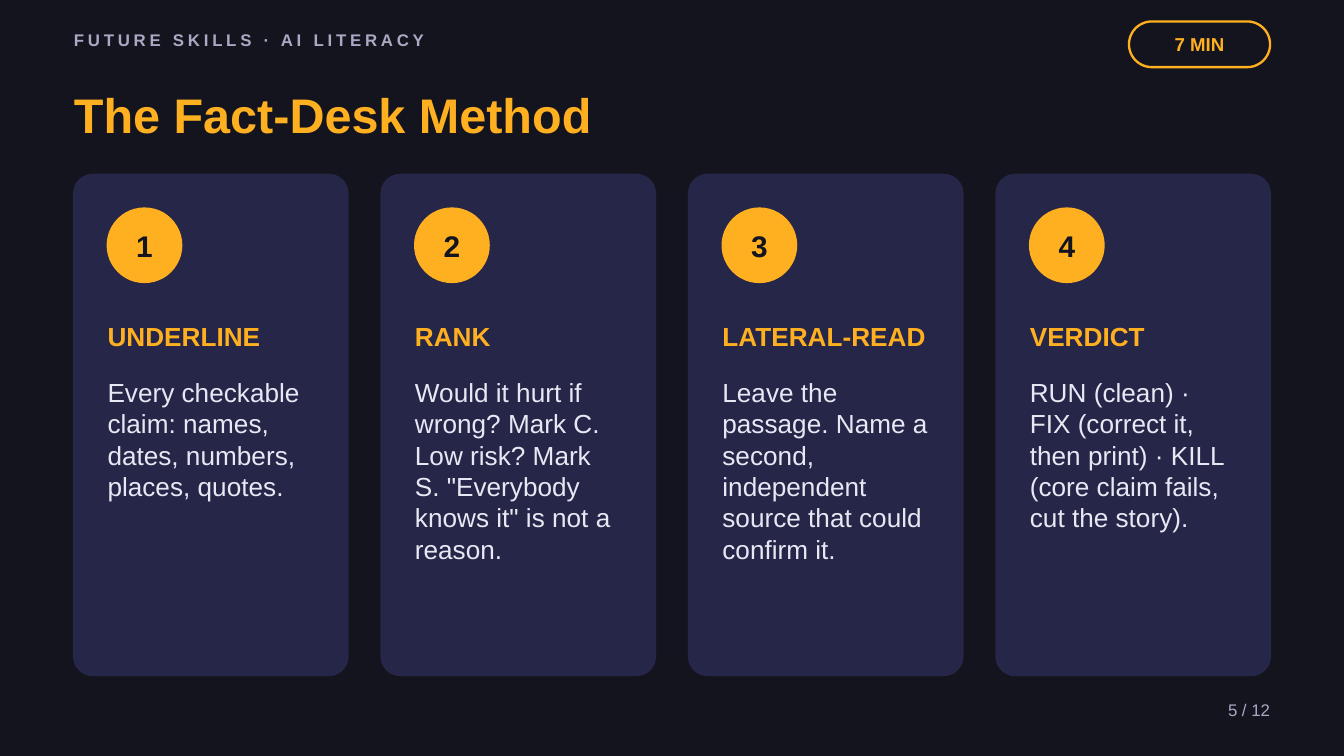
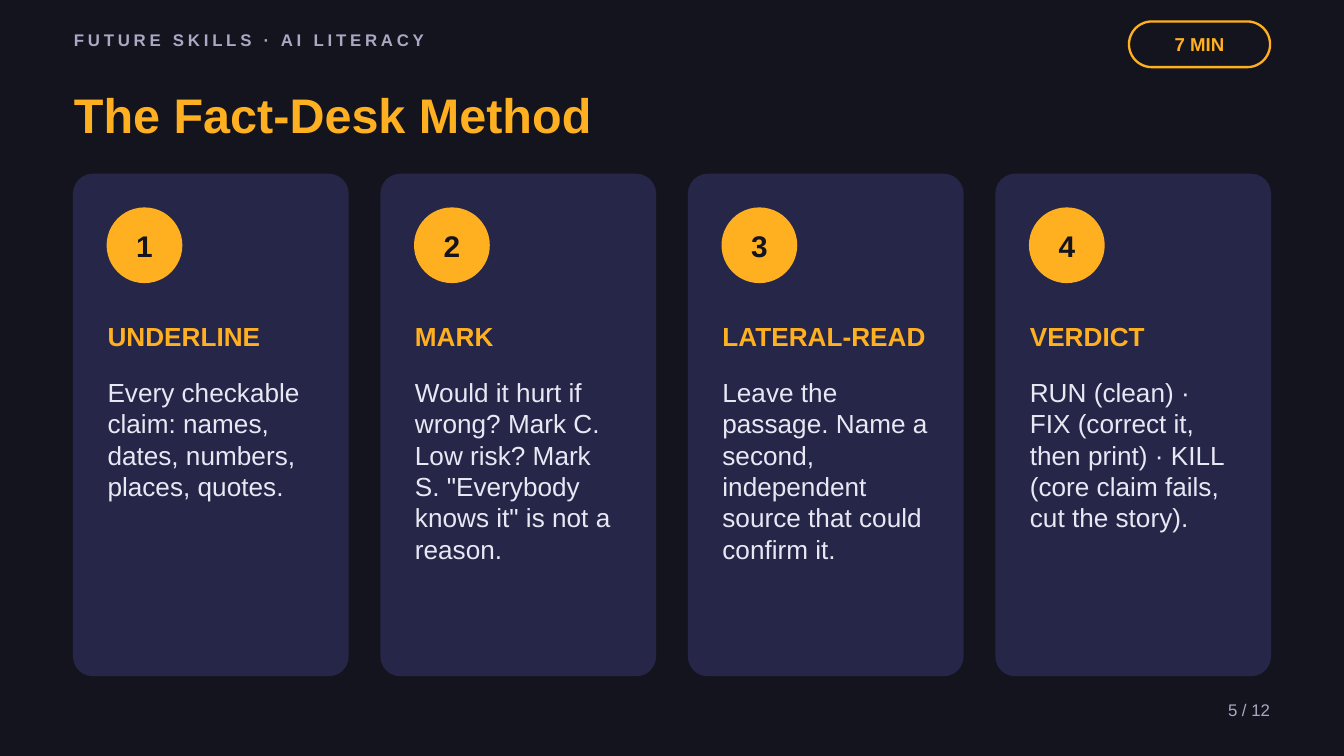
Before and after one commit to phiunit/tptphi, a slide deck: slide 5 of products/ai-fact-check-lab/dist/Hallucination Hunters - Slides.pptx. Drawn at 1344x756 pixels with LibreOffice and Linux fonts; fonts in the diff are those of the drawing. Boxes give left, top, right and bottom in pixels: in the first picture for what was removed or moved away, otherwise in the second. Text is boxed around its words. In the diff, an @@ line names an element or a change of style, - is before the commit and + after.

```diff
--- a/products/ai-fact-check-lab/dist/Hallucination Hunters - Slides.pptx
+++ b/products/ai-fact-check-lab/dist/Hallucination Hunters - Slides.pptx
@@ text at (415, 328, 493, 346): text changed @@
-RANK
+MARK
```
Also in this commit, not shown: 24 other files.
